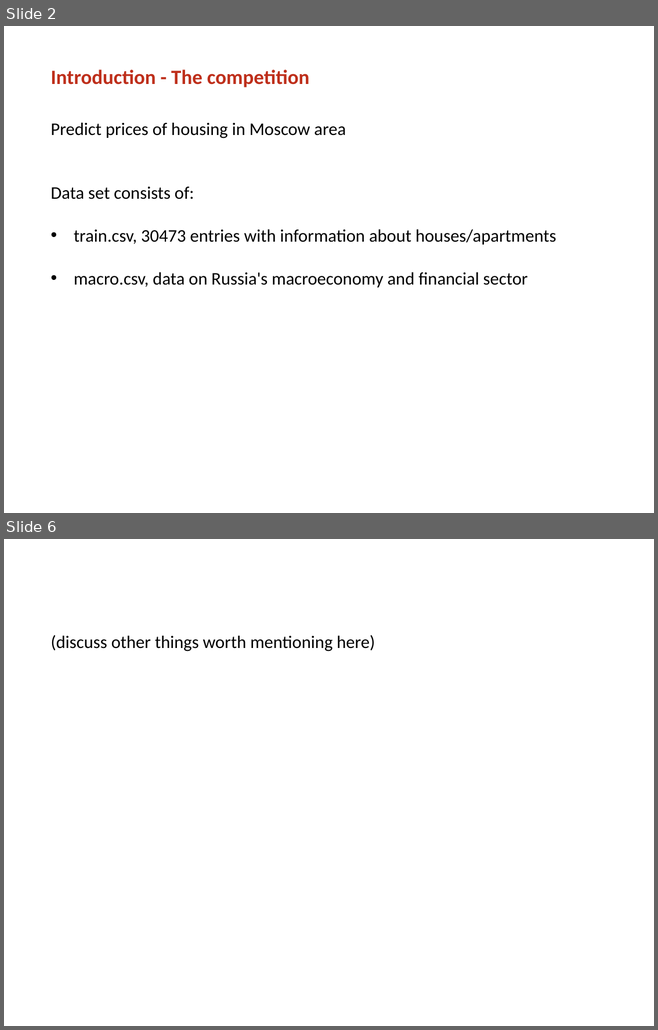
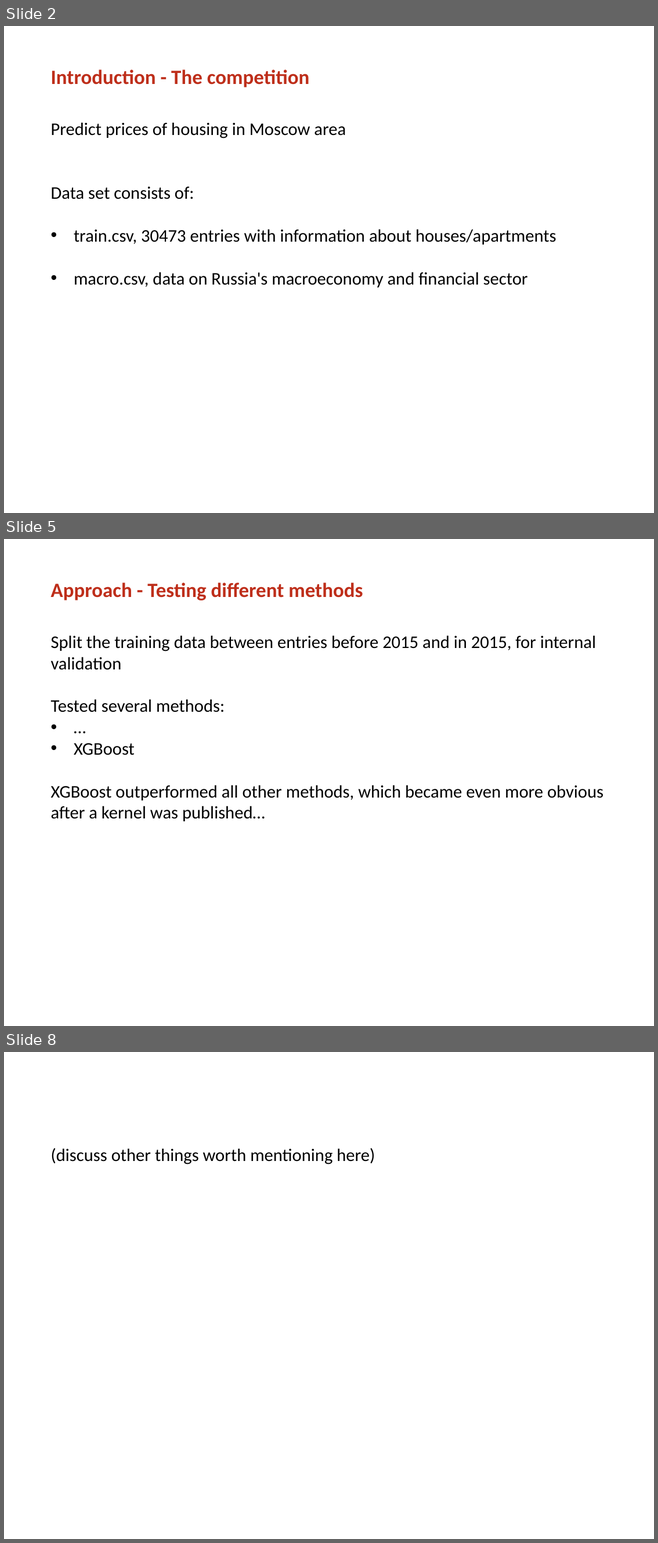
Before and after one commit to mrngm/Classified, a slide deck: presentatie/Classified_MLiP_final_presentation_2.pptx. Shown one above the other, each under a label of ours: slides 2 and 6 before the commit, slides 2, 5 and 8 after it; the slides between them are not shown. The pictures are 658x1030 and 658x1543 pixels, drawn with LibreOffice and Linux fonts; fonts in the diff are those of the drawing; background and template pictures are left out. Boxes give left, top, right and bottom in pixels: in the first picture for what was removed or moved away, otherwise in the second. Text is boxed around its words. In the diff, an @@ line names an element or a change of style, - is before the commit and + after.

Commit message:
Added some images, part about methods

```diff
--- a/presentatie/Classified_MLiP_final_presentation_2.pptx
+++ b/presentatie/Classified_MLiP_final_presentation_2.pptx
@@ slide 5 added at [4,539,654,1026], background picture (left out) @@
@@ title added at [51,583,362,600], 32 pt, text #BE2E1A, bold @@
+Approach - Testing different methods
@@ text added at [51,635,603,821], 28 pt, text #000000 @@
+Split the training data between entries before 2015 and in 2015, for internal validation
+Tested several methods:
+• …
+• XGBoost
+XGBoost outperformed all other methods, which became even more obvious after a kernel was published…
@@ what was slide 6 is now slide 8 @@
```
Also in this commit, not shown: 1 slide changed, 3 other slides added, 2 slides removed.
